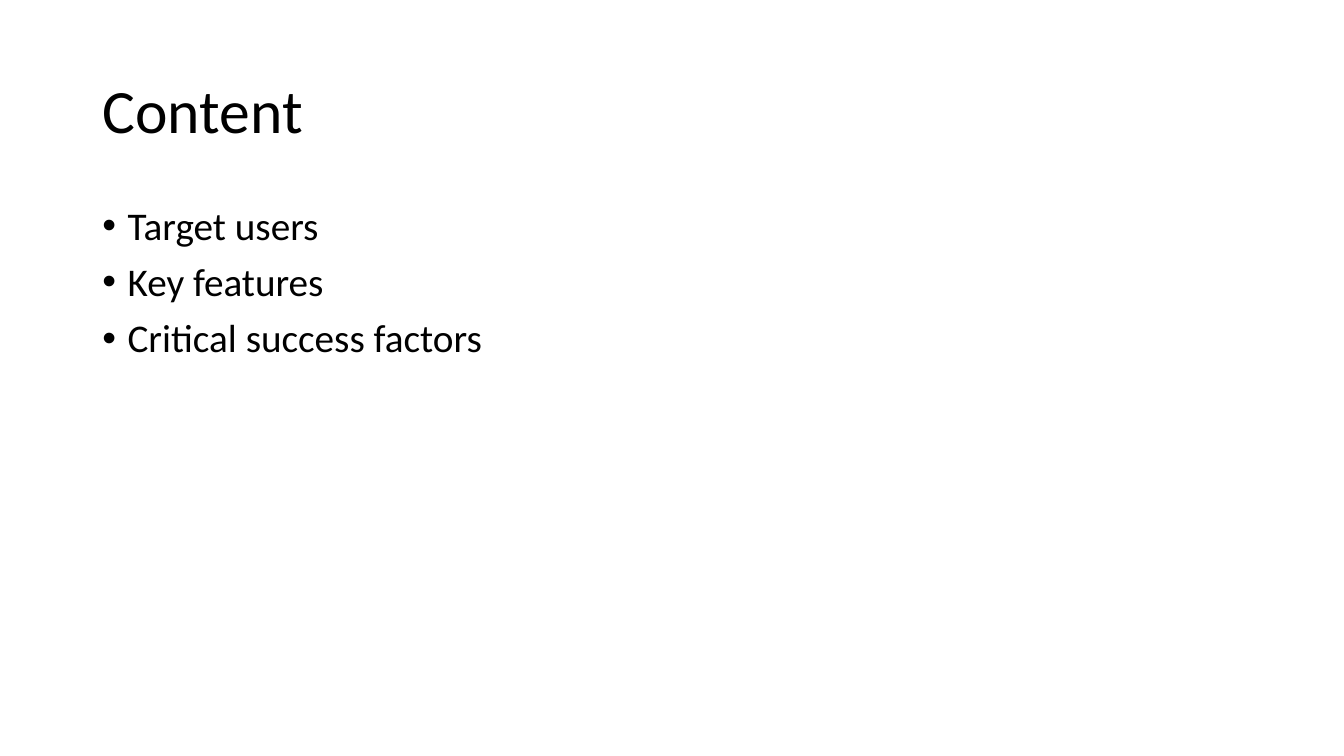
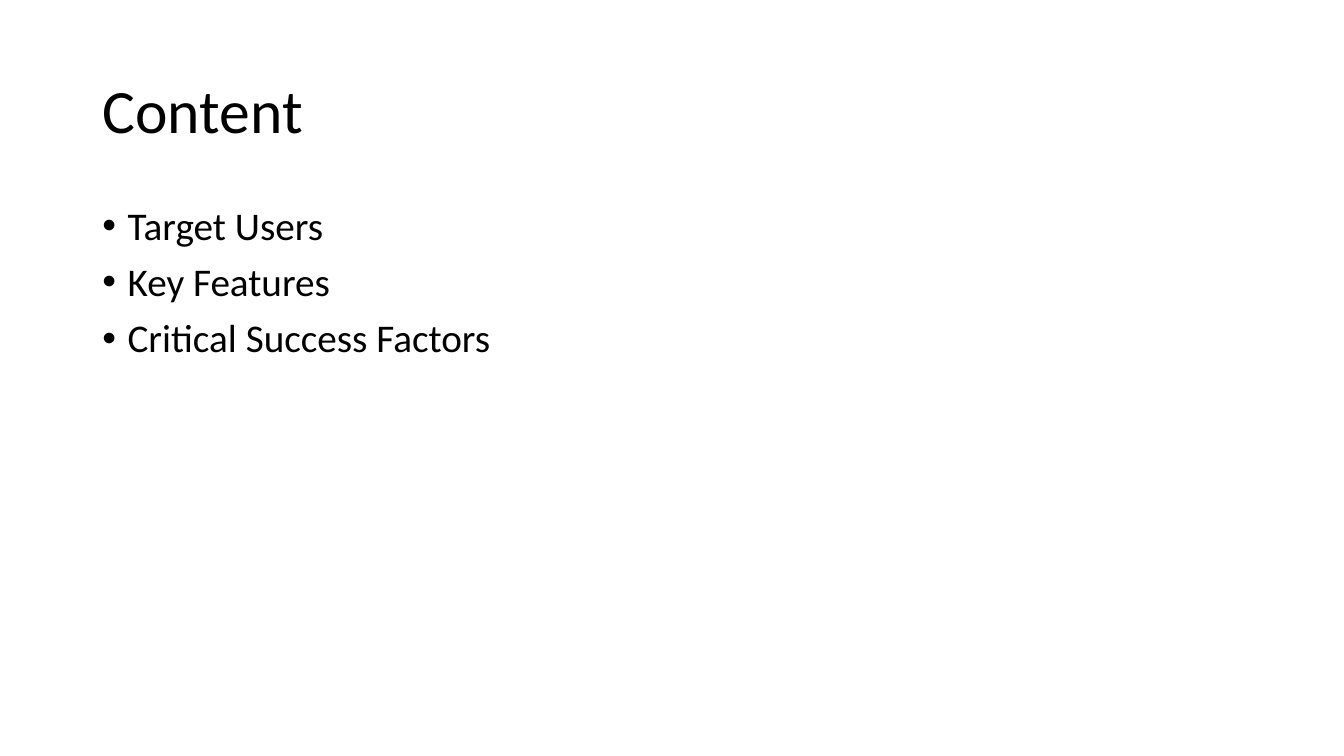
Before and after one commit to tomia1/ch.bfh.btx8081.w2016.red, a slide deck: slide 2 of doc/task1/red_task1.pptx. Drawn at 1344x756 pixels with LibreOffice and Linux fonts; fonts in the diff are those of the drawing. Boxes give left, top, right and bottom in pixels: in the first picture for what was removed or moved away, otherwise in the second. Text is boxed around its words. In the diff, an @@ line names an element or a change of style, - is before the commit and + after.

Commit message:
Target Users, Key Features

```diff
--- a/doc/task1/red_task1.pptx
+++ b/doc/task1/red_task1.pptx
@@ text at <box>128,215,490,353</box>: text changed @@
-• Target users
-• Key features
-• Critical success factors
+• Target Users
+• Key Features
+• Critical Success Factors
```
Also in this commit, not shown: 3 slides added, 1 slide removed.
